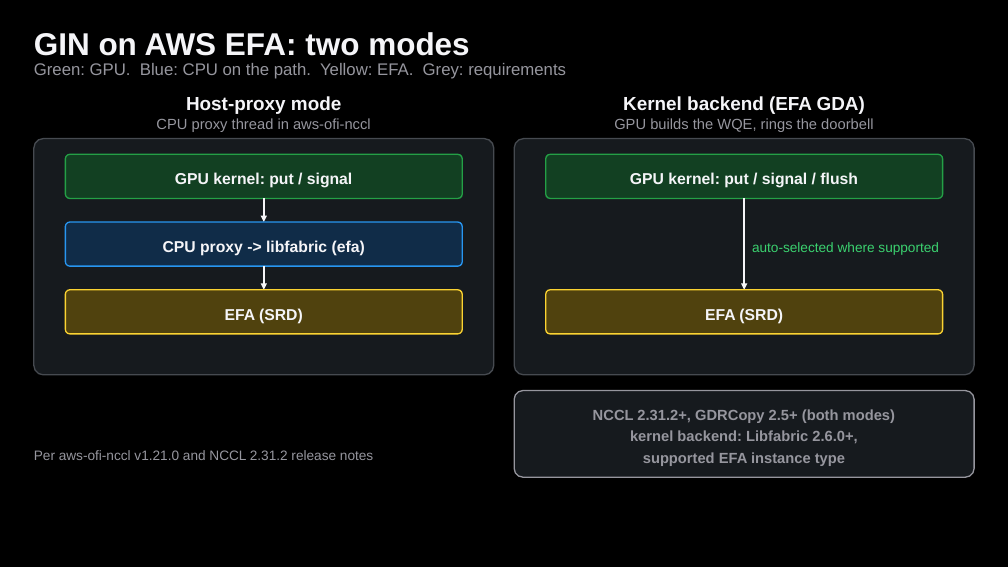
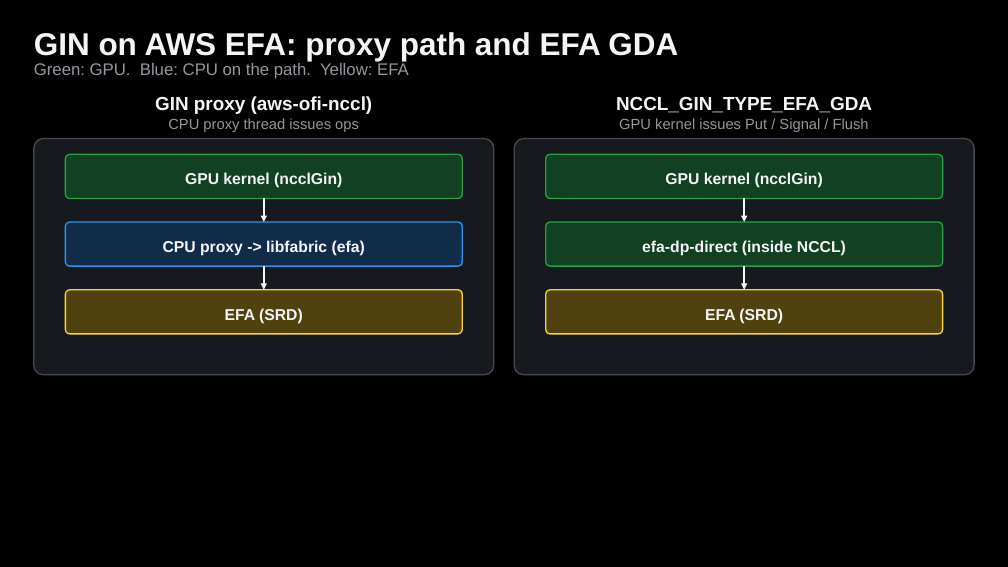
Before and after one commit to littlemex/figures, a slide deck: slide 3 of zenn/articles/8d7fea5568e638/source/gin-figures.pptx. Drawn at 1008x567 pixels with LibreOffice and Linux fonts; fonts in the diff are those of the drawing. Boxes give left, top, right and bottom in pixels: in the first picture for what was removed or moved away, otherwise in the second. Text is boxed around its words. In the diff, an @@ line names an element or a change of style, - is before the commit and + after.

```diff
--- a/zenn/articles/8d7fea5568e638/source/gin-figures.pptx
+++ b/zenn/articles/8d7fea5568e638/source/gin-figures.pptx
@@ text at <box>34,32,678,61</box>: text changed @@
-GIN on AWS EFA: two modes
+GIN on AWS EFA: proxy path and EFA GDA
@@ text at <box>34,63,409,79</box>: text changed @@
-Green: GPU. Blue: CPU on the path. Yellow: EFA. Grey: requirements
+Green: GPU. Blue: CPU on the path. Yellow: EFA
@@ text at <box>155,96,373,114</box>: text changed @@
-Host-proxy mode
+GIN proxy (aws-ofi-nccl)
@@ text at <box>168,118,359,132</box>: text changed @@
-CPU proxy thread in aws-ofi-nccl
+CPU proxy thread issues ops
@@ text at <box>616,96,872,113</box>: text changed @@
-Kernel backend (EFA GDA)
+NCCL_GIN_TYPE_EFA_GDA
@@ text at <box>619,118,869,132</box>: text changed @@
-GPU builds the WQE, rings the doorbell
+GPU kernel issues Put / Signal / Flush
@@ text in rounded rectangle at <box>185,172,342,188</box>: text changed @@
-GPU kernel: put / signal
+GPU kernel (ncclGin)
@@ text in rounded rectangle at <box>665,172,823,188</box>: text changed @@
-GPU kernel: put / signal / flush
+GPU kernel (ncclGin)
@@ arrow moved from (744, 198) - (744, 290) to (744, 198) - (744, 222) @@
@@ rounded rectangle added at <box>546,222,943,266</box>, fill #124022, outline #24A046 1.25 pt, 15 pt, text #F5F5F8, bold @@
+efa-dp-direct (inside NCCL)
@@ arrow added from (744, 266) to (744, 290), #F5F5F8 2 pt @@
@@ text removed at <box>752,242,939,255</box> @@
-auto-selected where supported
@@ rounded rectangle removed at <box>514,391,974,478</box> @@
-NCCL 2.31.2+, GDRCopy 2.5+ (both modes)
-kernel backend: Libfabric 2.6.0+,
-supported EFA instance type
@@ text removed at <box>34,450,373,460</box> @@
-Per aws-ofi-nccl v1.21.0 and NCCL 2.31.2 release notes
```
Also in this commit, not shown: 2 other slides changed, 3 other files.
